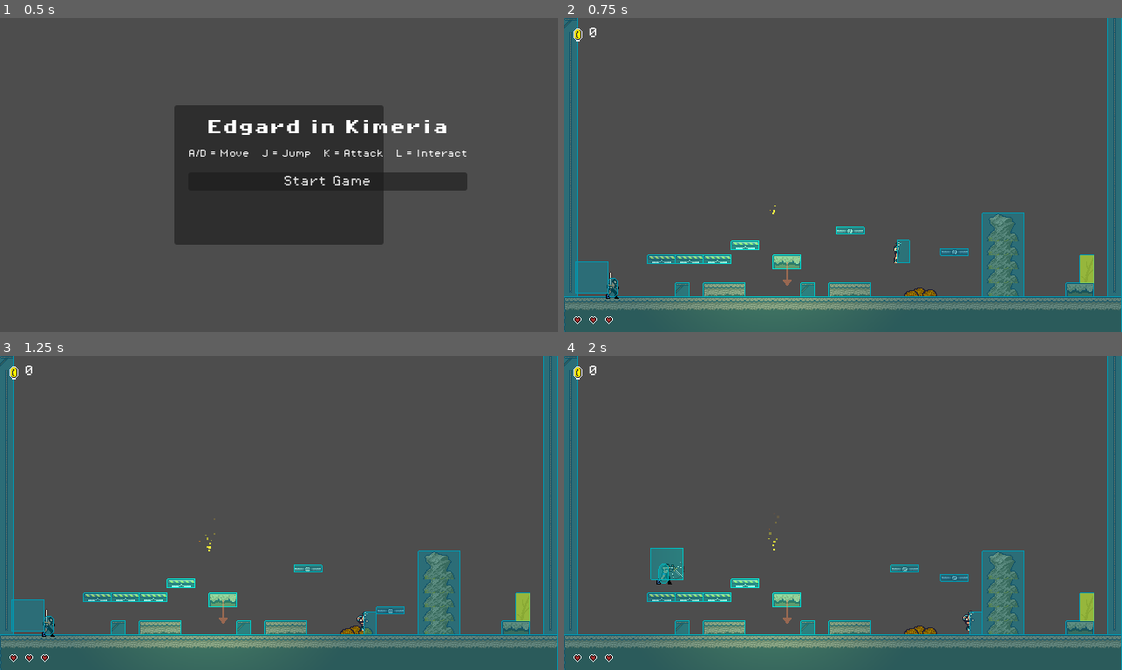
Above: before the commit, frames 1-4 (two rows, left to right).
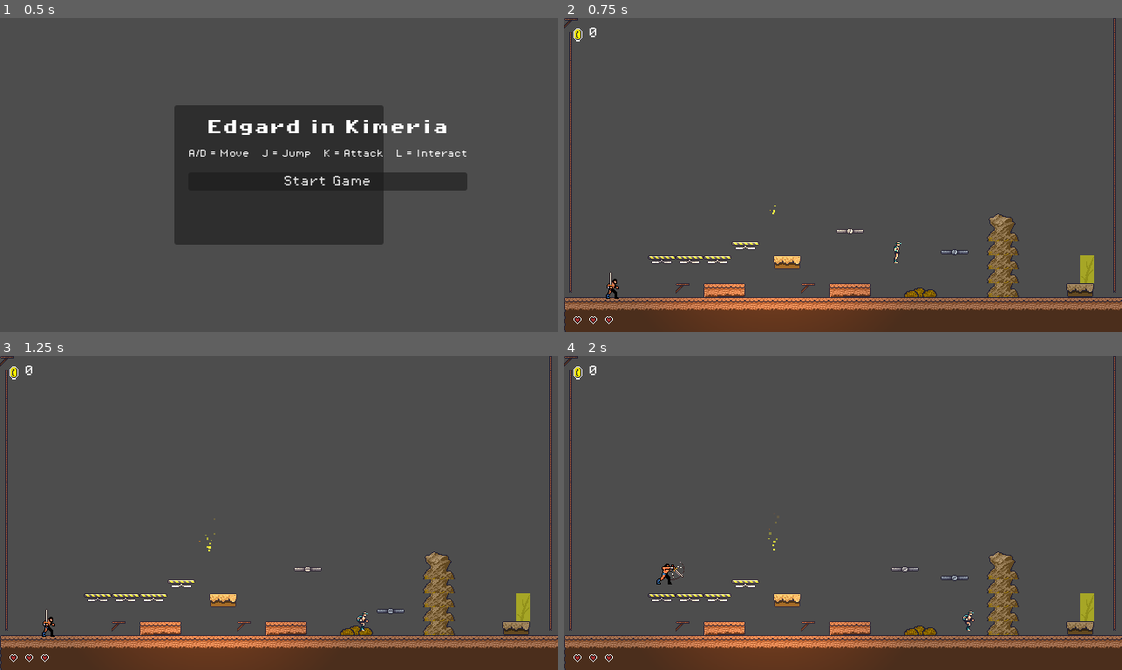
Above: after the commit, the same moments.

Repository: jlogicgames/Edgard_arcade
Game: Godot game, scene res://scenes/game.tscn
The game is run twice, just before and just after one commit, with the same random seed, the same clock (stepped at 60 frames per second) and the same inputs.
Inputs:
- Up to frame 1 (0.5 s): no input
- Up to frame 2 (0.75 s): click "Start Game" at 0.5 s
- Up to frame 3 (1.25 s): no input
- Up to frame 4 (2 s): tap Enter at 1.25 s; hold D (move_right) from 1.28 s (still down); tap K (attack) at 1.35 s; tap J (jump) at 1.52 s; tap L (interact) at 1.55 s

Frame 1 is identical in both runs. In frame 2, 21% of the frame differs, in the area x 0-100%, y 0-100%; in frame 3, 21%; in frame 4, 21%.

Commit message:
Phase 2: game state and correctness bugs
Move lives into GameManager (P1); scope bat bullet-time to the level
simulation via level_time_scale instead of a stuck Engine.time_scale
(E1); make actionable walls disable their shape and stay open (O1);
gate collision debug draw behind F1 (L4); reset GameManager state on
Exit to Menu (U9).

Co-Authored-By: Claude Sonnet 5 <noreply@anthropic.com>

Diff:
--- a/scripts/enemies/bat.gd
+++ b/scripts/enemies/bat.gd
@@ -14,9 +14,9 @@
 var is_dead := false
 
 @onready var sprite: AnimatedSprite2D = $AnimatedSprite2D
-@onready var detection_zone: Area2D = $DetectionZone
 
 func _ready() -> void:
+	add_to_group("bat")
 	if is_vertical:
 		range_neg = global_position.y - off_neg * TILE_SIZE
 		range_pos = global_position.y + off_pos * TILE_SIZE
@@ -25,12 +25,12 @@
 		range_pos = global_position.x + off_pos * TILE_SIZE
 	sprite.play("idle")
 	body_entered.connect(_on_player_entered)
-	detection_zone.body_entered.connect(_on_detection_body_entered)
-	detection_zone.body_exited.connect(_on_detection_body_exited)
 
 func _physics_process(delta: float) -> void:
 	if is_dead:
 		return
+	delta *= GameManager.level_time_scale
+	sprite.speed_scale = GameManager.level_time_scale
 	if is_vertical:
 		position.y += move_dir * MOVE_SPEED * delta
 		sprite.flip_v = move_dir > 0.0
@@ -52,19 +52,10 @@
 	if body.has_method("take_hit"):
 		body.take_hit()
 
-func _on_detection_body_entered(body: Node2D) -> void:
-	if body is Player:
-		Engine.time_scale = 0.5
-
-func _on_detection_body_exited(body: Node2D) -> void:
-	if body is Player:
-		Engine.time_scale = 1.0
-
 func get_hit() -> void:
 	if is_dead:
 		return
 	is_dead = true
-	Engine.time_scale = 1.0
 	monitoring = false
 	sprite.play("hit")
 	await sprite.animation_finished
--- a/scripts/enemies/red_mob.gd
+++ b/scripts/enemies/red_mob.gd
@@ -26,6 +26,8 @@
 func _physics_process(delta: float) -> void:
 	if got_hit or is_attacking:
 		return
+	delta *= GameManager.level_time_scale
+	sprite.speed_scale = GameManager.level_time_scale
 
 	if not is_on_floor():
 		velocity.y = min(velocity.y + GRAVITY * delta, 300.0)
@@ -44,7 +46,7 @@
 		elif global_position.x <= range_neg:
 			move_dir = 1.0
 
-	velocity.x = move_dir * RUN_SPEED
+	velocity.x = move_dir * RUN_SPEED * GameManager.level_time_scale
 	sprite.flip_h = move_dir < 0.0
 	move_and_slide()
 	sprite.play("run" if abs(velocity.x) > 1.0 else "idle")
--- a/scripts/enemies/yellow_mob.gd
+++ b/scripts/enemies/yellow_mob.gd
@@ -24,6 +24,8 @@
 func _physics_process(delta: float) -> void:
 	if got_hit:
 		return
+	delta *= GameManager.level_time_scale
+	sprite.speed_scale = GameManager.level_time_scale
 
 	if not is_on_floor():
 		velocity.y = min(velocity.y + GRAVITY * delta, 300.0)
@@ -38,7 +40,7 @@
 		elif global_position.x <= range_neg:
 			move_dir = 1.0
 
-	velocity.x = move_dir * RUN_SPEED
+	velocity.x = move_dir * RUN_SPEED * GameManager.level_time_scale
 	sprite.flip_h = move_dir < 0.0
 	move_and_slide()
 	sprite.play("run" if abs(velocity.x) > 1.0 else "idle")
--- a/scripts/game_manager.gd
+++ b/scripts/game_manager.gd
@@ -1,8 +1,18 @@
 extends Node
 
+const MAX_LIVES := 3
+
 var coins: int = 0
+var lives: int = MAX_LIVES
 var player: CharacterBody2D = null
 var current_level_index: int = 0
+var invulnerable: bool = false
+var debug_draw: bool = false
+var language: String = "en"
+# Multiplier the level's player and enemies fold into their own delta while
+# a bat is near, so bullet-time stays scoped to the simulation and leaves
+# Engine.time_scale (UI, music, tweens) untouched.
+var level_time_scale: float = 1.0
 
 const LEVELS: Array[String] = [
 	"res://scenes/levels/forest1.tscn",
@@ -13,9 +23,16 @@
 	current_level_index = (current_level_index + 1) % LEVELS.size()
 	get_tree().change_scene_to_file(LEVELS[current_level_index])
 
+# Resets run state without changing scene, for callers (like Exit to Menu)
+# that navigate elsewhere themselves.
+func reset_state() -> void:
+	coins = 0
+	lives = MAX_LIVES
+	current_level_index = 0
+	level_time_scale = 1.0
+
 func reset() -> void:
-	coins = 0
-	current_level_index = 0
+	reset_state()
 	get_tree().change_scene_to_file(LEVELS[0])
 
 func toggle_pause() -> void:
--- a/scripts/level.gd
+++ b/scripts/level.gd
@@ -7,9 +7,29 @@
 
 func _ready() -> void:
 	add_to_group("level")
-	get_tree().debug_collisions_hint = true
+	get_tree().debug_collisions_hint = GameManager.debug_draw
 	_spawn_objects()
 	_connect_quicksand()
+
+func _process(_delta: float) -> void:
+	_update_level_time_scale()
+
+func _unhandled_input(event: InputEvent) -> void:
+	if event is InputEventKey and event.pressed and not event.echo and event.keycode == KEY_F1:
+		GameManager.debug_draw = not GameManager.debug_draw
+		get_tree().debug_collisions_hint = GameManager.debug_draw
+
+func _update_level_time_scale() -> void:
+	var player := GameManager.player
+	if player == null:
+		GameManager.level_time_scale = 1.0
+		return
+	var near_bat := false
+	for bat: Bat in get_tree().get_nodes_in_group("bat"):
+		if not bat.is_dead and bat.global_position.distance_to(player.global_position) < 50.0:
+			near_bat = true
+			break
+	GameManager.level_time_scale = 0.5 if near_bat else 1.0
 
 func _spawn_objects() -> void:
 	var player_instance: Player = null
--- a/scripts/objects/actionable_wall.gd
+++ b/scripts/objects/actionable_wall.gd
@@ -16,5 +16,7 @@
 	shape.position = wall_size * 0.5
 
 func perform_action() -> void:
-	set_deferred("disabled", not shape.disabled)
-	visible = not visible
+	# Matches the reference: the wall opens once and stays open.
+	shape.set_deferred("disabled", true)
+	visible = false
+	call_deferred("queue_free")
--- a/scripts/objects/collectable.gd
+++ b/scripts/objects/collectable.gd
@@ -15,11 +15,10 @@
 	if is_collected or not body is Player:
 		return
 	is_collected = true
-	var player := body as Player
 	if collectable_type == "Coin":
 		GameManager.coins += 1
 		GameManager.play_sfx("res://assets/sounds/collect.wav")
 	elif collectable_type == "Heart":
-		player.lives = min(player.lives + 1, 3)
+		GameManager.lives = mini(GameManager.lives + 1, GameManager.MAX_LIVES)
 		GameManager.play_sfx("res://assets/sounds/collect.wav")
 	queue_free()
--- a/scripts/player.gd
+++ b/scripts/player.gd
@@ -11,7 +11,6 @@
 const COYOTE_TIME := 0.15
 const FALL_OFF_Y := 350.0
 
-var lives := 3
 var is_attacking := false
 var is_got_hit := false
 var is_reached_checkpoint := false
@@ -44,6 +43,8 @@
 		move_and_slide()
 		return
 
+	delta *= GameManager.level_time_scale
+	sprite.speed_scale = GameManager.level_time_scale
 	_apply_gravity(delta)
 	_handle_coyote(delta)
 	_handle_movement()
@@ -79,7 +80,7 @@
 		return
 	var dir := Input.get_axis("move_left", "move_right")
 	var speed_mul := 0.1 if (is_in_quicksand and not is_on_floor()) else 1.0
-	velocity.x = dir * WALK_SPEED * speed_mul
+	velocity.x = dir * WALK_SPEED * speed_mul * GameManager.level_time_scale
 	if dir > 0.0:
 		is_facing_right = true
 		sprite.flip_h = false
@@ -175,11 +176,11 @@
 	velocity = Vector2.ZERO
 	sfx.stream = load("res://assets/sounds/hurt.wav")
 	sfx.play()
-	lives -= 1
-	emit_signal("life_lost", lives)
+	GameManager.lives -= 1
+	emit_signal("life_lost", GameManager.lives)
 	sprite.play("hit")
 	await sprite.animation_finished
-	if lives <= 0:
+	if GameManager.lives <= 0:
 		emit_signal("died")
 		return
 	global_position = starting_position
--- a/scripts/ui/hud.gd
+++ b/scripts/ui/hud.gd
@@ -10,9 +10,7 @@
 
 func _process(_delta: float) -> void:
 	coin_label.text = str(GameManager.coins)
-	var lives := 0
-	if GameManager.player:
-		lives = maxi(GameManager.player.lives, 0)
+	var lives := maxi(GameManager.lives, 0)
 	if lives != _last_lives:
 		_last_lives = lives
 		_update_lives(lives)
--- a/scripts/ui/pause_menu.gd
+++ b/scripts/ui/pause_menu.gd
@@ -15,5 +15,6 @@
 	GameManager.toggle_pause()
 
 func _on_quit() -> void:
+	GameManager.reset_state()
 	get_tree().paused = false
 	get_tree().change_scene_to_file("res://scenes/game.tscn")
Not shown, changed: docs/parity-plan.md
